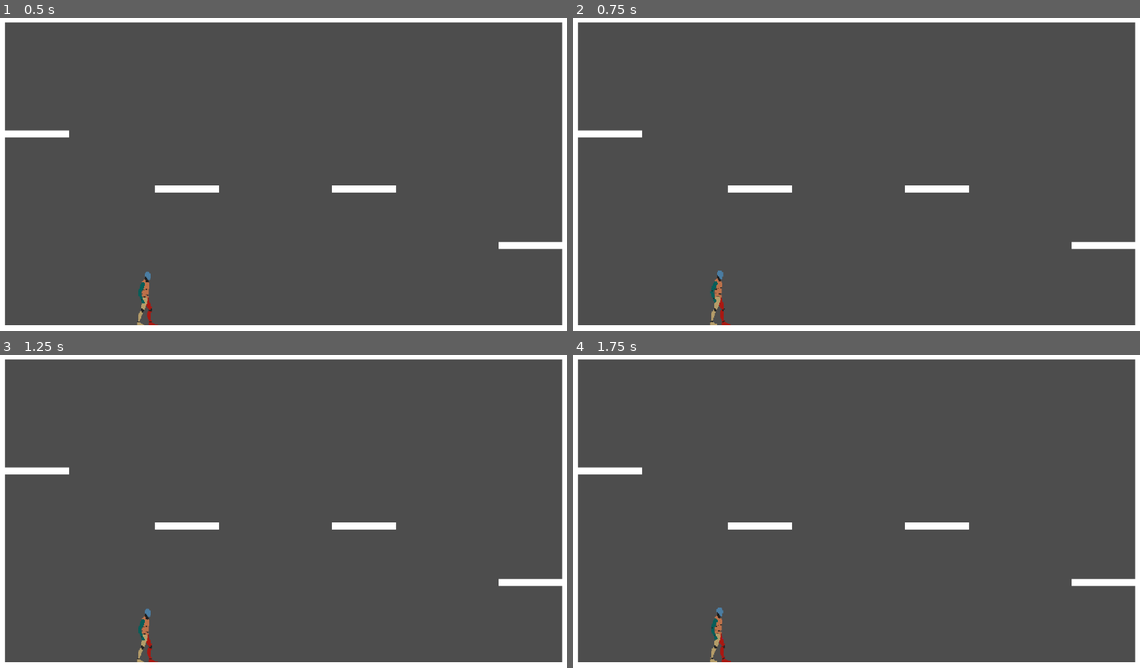
Above: before the commit, frames 1-4 (two rows, left to right).
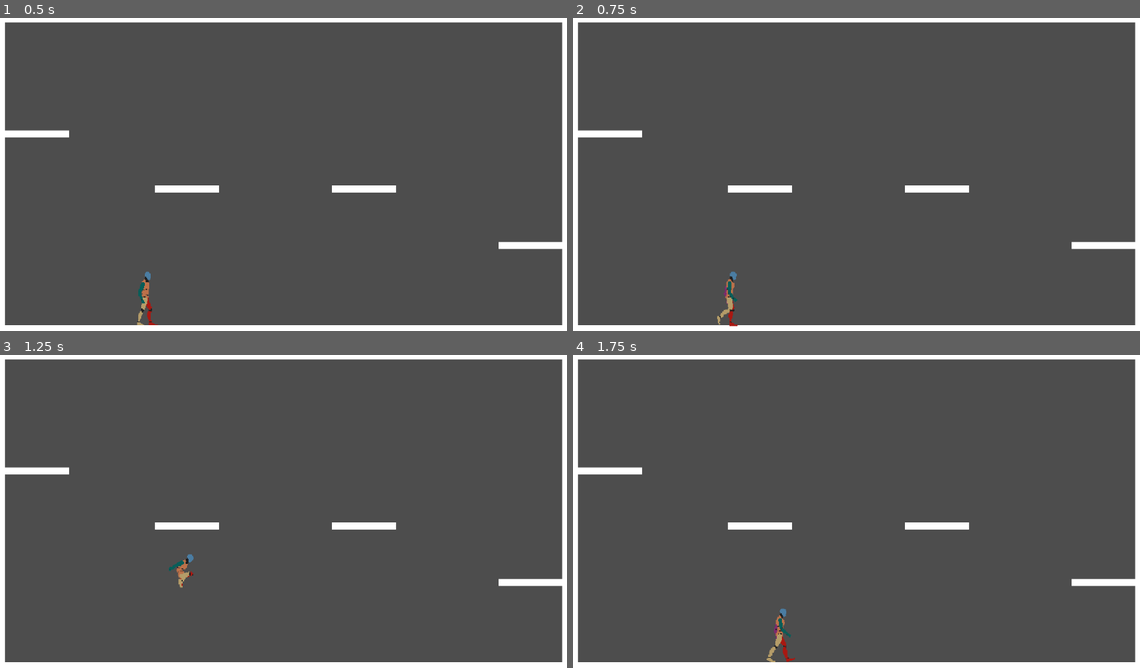
Above: after the commit, the same moments.

Repository: ManasMakde/act-godot
Game: Godot game, scene res://levels/main.tscn
Same seed, same stepped clock (60 frames per second), same inputs: the game is played once before the commit and once after it.
Inputs:
- Up to frame 1 (0.5 s): no input
- Up to frame 2 (0.75 s): tap Enter at 0.5 s; hold Right (ui_right) from 0.53 s (still down)
- Up to frame 3 (1.25 s): keep holding Right (ui_right); tap Up (ui_up) at 0.77 s
- Up to frame 4 (1.75 s): keep holding Right (ui_right); tap Up (ui_up) at 1.52 s

Frame 1 is identical in both runs. In frame 2, 0.5% of the frame differs, in the area x 24-30%, y 80-99%; in frame 3, 0.4%; in frame 4, 0.5%, in the area x 24-40%, y 80-99%.

Commit message:
Fixed inverted is_enabled() logic

Diff:
--- a/game/act_system/act.gd
+++ b/game/act_system/act.gd
@@ -154,7 +154,7 @@
 func is_ongoing() -> bool:
 	return _status != Status.NONE
 func is_enabled() -> bool:
-	return _blocked_by_acts.has(self)
+	return !_blocked_by_acts.has(self)
 func is_blocked() -> bool:
 
 	# Incase act is disabled
